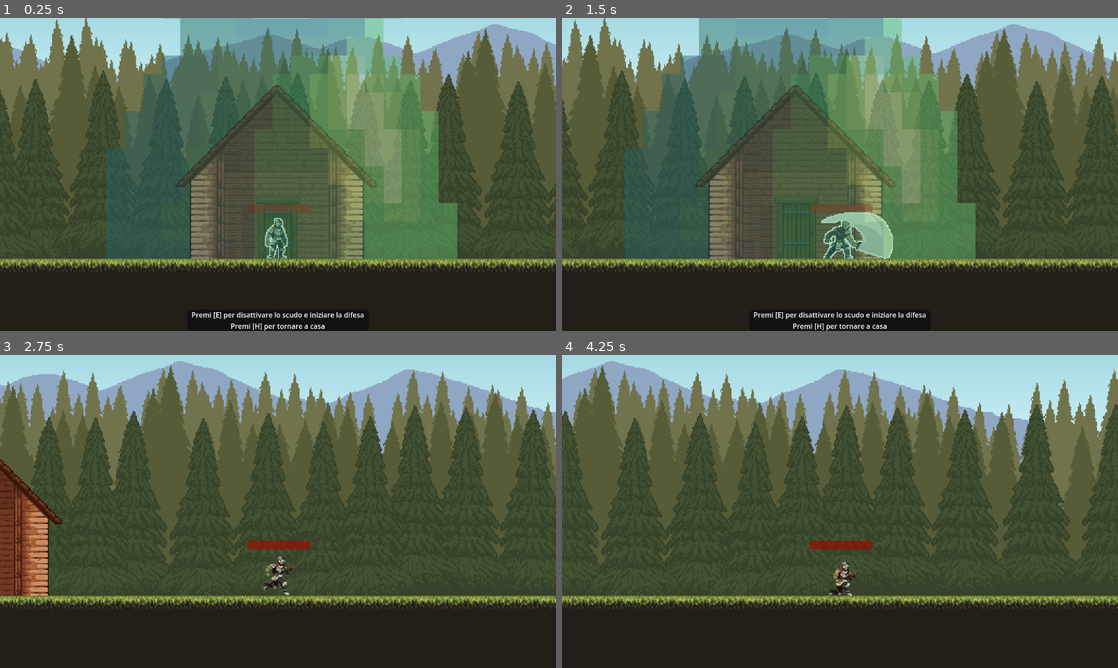
Above: before the commit, frames 1-4 (two rows, left to right).
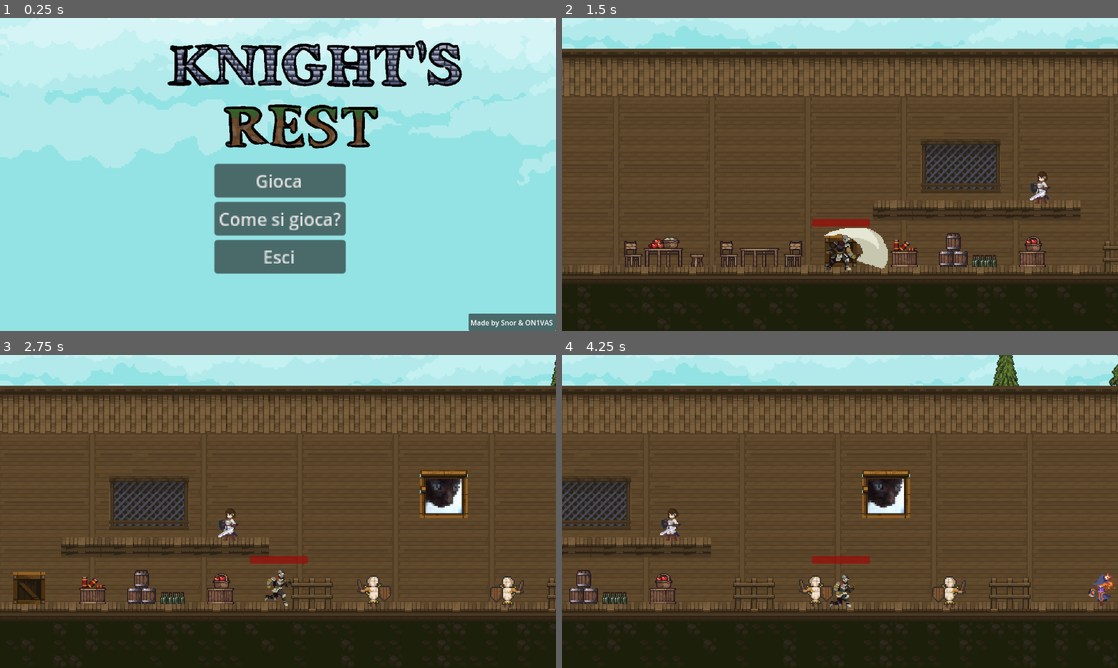
Above: after the commit, the same moments.

Repository: ON1VAS/tesiUni2025
Game: Godot game, scene res://scene/menu.tscn
The game is run twice, just before and just after one commit, with the same random seed, the same clock (stepped at 60 frames per second) and the same inputs. Before the commit the project starts from res://scene/game.tscn.
Inputs (mouse positions are in pixels of both pictures, inside the frame that each line leads up to):
- Up to frame 1 (0.25 s): no input
- Up to frame 2 (1.5 s): click (840, 180) at 0.5 s, where only the run after the commit has a clickable "Gioca"; hold D (ui_right) from 1.28 s (still down); tap K (attackfast) at 1.35 s
- Up to frame 3 (2.75 s): keep holding D (ui_right); tap E (ui_accept) at 1.52, 2.27 s; tap L (attackpesant) at 2.1 s
- Up to frame 4 (4.25 s): release D (ui_right) at 2.78 s; hold A (ui_left) 2.78-3.53 s; hold H (return_home) 2.78-3.53 s; hold D (ui_right) from 3.53 s (still down); tap Shift (roll) at 3.6 s; tap E (ui_accept) at 3.77 s

The runs differ from the first frame. In frame 1, 99% of the frame differs, in the area x 0-100%, y 0-100%; in frame 2, 67%; in frame 3, 59%; in frame 4, 59%.

Commit message:
sistemato menu e aggiunto il come si gioca

Diff:
--- a/project.godot
+++ b/project.godot
@@ -11,7 +11,7 @@
 [application]
 
 config/name="tesiUni2025"
-run/main_scene="uid://bfb3n5ulrxtxq"
+run/main_scene="uid://df8q1ogk5l4od"
 config/features=PackedStringArray("4.4", "GL Compatibility")
 config/icon="res://icon.svg"
 
--- a/scene/menu.tscn
+++ b/scene/menu.tscn
@@ -39,6 +39,10 @@
 size_flags_vertical = 4
 text = "Gioca"
 
+[node name="howtoplay" type="Button" parent="MarginContainer/VBoxContainer"]
+layout_mode = 2
+text = "Come si gioca?"
+
 [node name="Esci" type="Button" parent="MarginContainer/VBoxContainer"]
 layout_mode = 2
 text = "Esci"
@@ -53,17 +57,71 @@
 
 [node name="Sprite2D" type="Sprite2D" parent="CanvasLayer/ParallaxBackground/ParallaxLayer"]
 texture_filter = 1
-position = Vector2(642.941, 370.5)
-scale = Vector2(2.90809, 2.90809)
+position = Vector2(916, 381)
+scale = Vector2(4.04792, 4.04792)
 texture = ExtResource("2_8hxod")
 
 [node name="TextureRect" type="TextureRect" parent="."]
 layout_mode = 2
-offset_left = 298.0
-offset_top = 1.0
-offset_right = 1048.0
-offset_bottom = 334.0
+offset_left = 347.0
+offset_top = 9.0
+offset_right = 1097.0
+offset_bottom = 342.0
 texture = ExtResource("3_bo06a")
 
+[node name="howtoplaypanel" type="Panel" parent="."]
+custom_minimum_size = Vector2(400, 200)
+layout_mode = 0
+offset_left = 40.0
+offset_top = 321.0
+offset_right = 440.0
+offset_bottom = 549.0
+
+[node name="VBoxContainer" type="VBoxContainer" parent="howtoplaypanel"]
+layout_mode = 0
+offset_right = 400.0
+offset_bottom = 264.0
+
+[node name="howto" type="Label" parent="howtoplaypanel/VBoxContainer"]
+custom_minimum_size = Vector2(200, 200)
+layout_mode = 2
+text = "Come giocare:
+- usa WASD per muoverti e K, L per attaccare
+- usa SHIFT per effettuare una schivata
+- il gioco diventerà man mano più difficile in base a quanto ci si gioca in una sessione continua
+-il cavaliere si stancherà, ricordati di farlo riposare per ripotrarlo alle piene forze (e approfittane anche te per studiare o fare ciò che vuoi!)
+"
+horizontal_alignment = 1
+autowrap_mode = 3
+
+[node name="chiudi" type="Button" parent="howtoplaypanel/VBoxContainer"]
+layout_mode = 2
+text = "chiudi"
+
+[node name="Panel" type="Panel" parent="."]
+layout_mode = 1
+anchors_preset = 3
+anchor_left = 1.0
+anchor_top = 1.0
+anchor_right = 1.0
+anchor_bottom = 1.0
+offset_left = -201.0
+offset_top = -40.0
+grow_horizontal = 0
+grow_vertical = 0
+
+[node name="Label" type="Label" parent="Panel"]
+layout_mode = 1
+anchors_preset = 4
+anchor_top = 0.5
+anchor_bottom = 0.5
+offset_top = -11.5
+offset_right = 190.0
+offset_bottom = 11.5
+grow_vertical = 2
+text = " Made by Snor & ON1VAS"
+
 [connection signal="pressed" from="MarginContainer/VBoxContainer/Gioca" to="." method="_on_gioca_pressed"]
+[connection signal="pressed" from="MarginContainer/VBoxContainer/howtoplay" to="." method="_on_howtoplay_pressed"]
 [connection signal="pressed" from="MarginContainer/VBoxContainer/Esci" to="." method="_on_esci_pressed"]
+[connection signal="pressed" from="howtoplaypanel/VBoxContainer/chiudi" to="." method="_on_chiudi_pressed"]
--- a/script/menu.gd
+++ b/script/menu.gd
@@ -1,10 +1,10 @@
 extends Control
 
 @onready var vbox = $MarginContainer/VBoxContainer
-
+@onready var panel = $howtoplaypanel
 func _ready():
 	vbox.scale = Vector2(2,2)
-
+	panel.visible = false
 
 func _on_gioca_pressed() -> void:
 	TransitionScreen.transition()
@@ -15,3 +15,11 @@
 
 func _on_esci_pressed() -> void:
 	get_tree().quit()
+
+
+func _on_howtoplay_pressed() -> void:
+	panel.visible = true
+
+
+func _on_chiudi_pressed() -> void:
+	panel.visible = false
